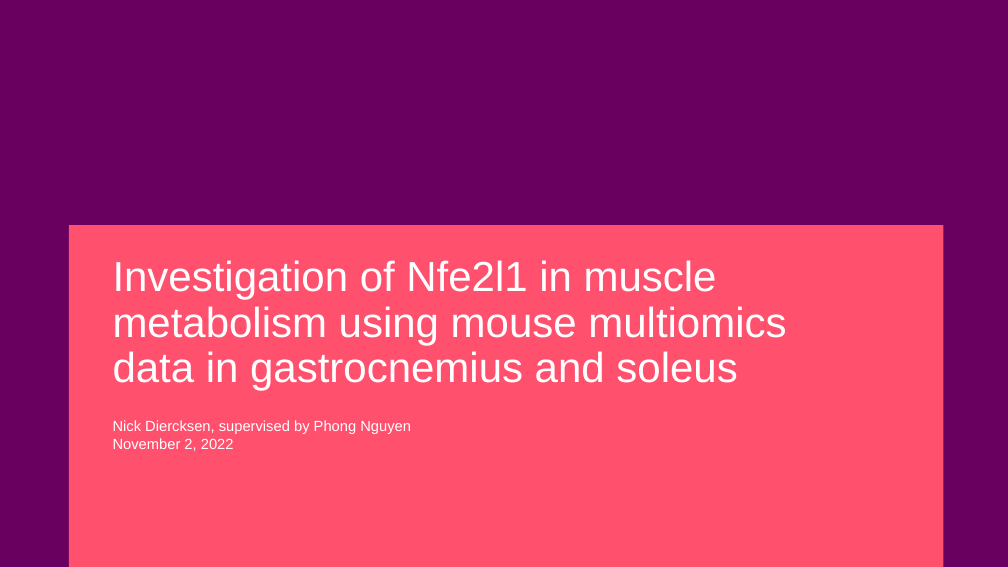
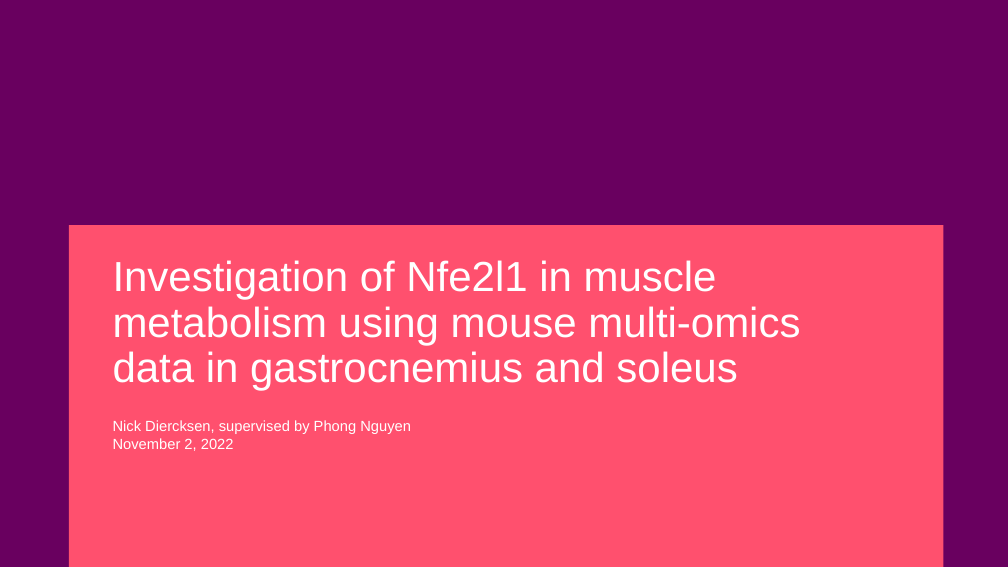
Before and after one commit to nkdst/proteofit, a slide deck: slide 1 of documents/221103_bachelor_outline.pptx. Drawn at 1008x567 pixels with LibreOffice and Linux fonts; fonts in the diff are those of the drawing; background and template pictures are left out. Boxes give left, top, right and bottom in pixels: in the first picture for what was removed or moved away, otherwise in the second. Text is boxed around its words. In the diff, an @@ line names an element or a change of style, - is before the commit and + after.

Commit message:
new ppt version

```diff
--- a/documents/221103_bachelor_outline.pptx
+++ b/documents/221103_bachelor_outline.pptx
@@ title at (113, 260, 800, 390): text changed @@
-Investigation of Nfe2l1 in muscle metabolism using mouse multiomics data in gastrocnemius and soleus
+Investigation of Nfe2l1 in muscle metabolism using mouse multi-omics data in gastrocnemius and soleus
```
Also in this commit, not shown: 3 other slides changed, 1 other file.
